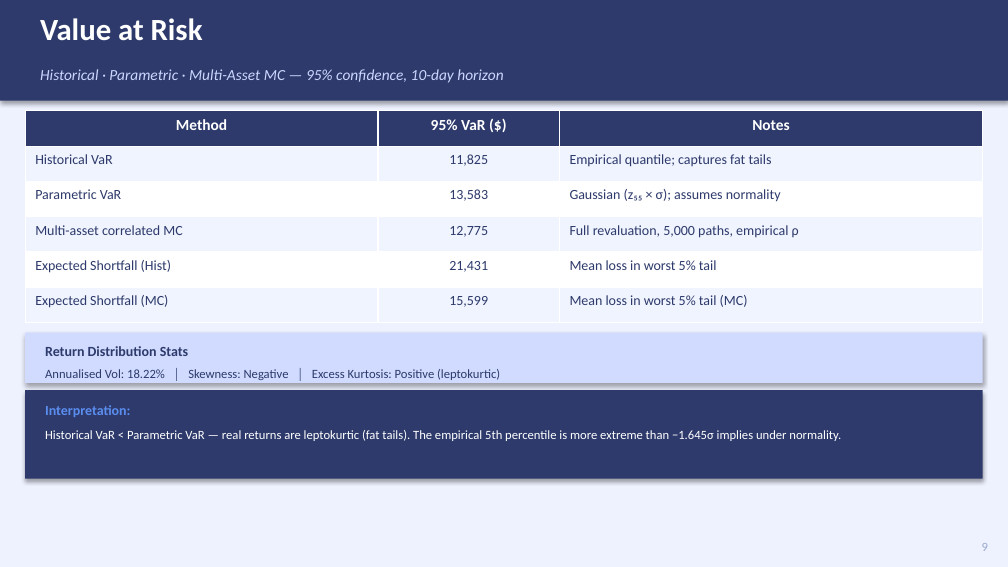
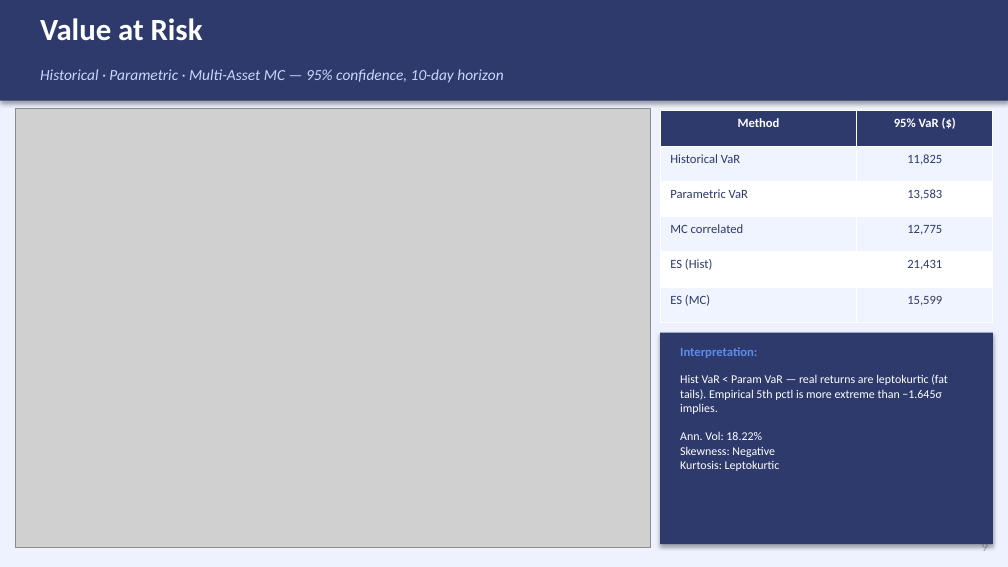
Before and after one commit to indigohill/FINM3422_A3_T7_G1_DP, a slide deck: slide 9 of docs/A3_Presentation.pptx. Drawn at 1008x567 pixels with LibreOffice and Linux fonts; fonts in the diff are those of the drawing; grey boxes stand for pictures. Boxes give left, top, right and bottom in pixels: in the first picture for what was removed or moved away, otherwise in the second. Text is boxed around its words. In the diff, an @@ line names an element or a change of style, - is before the commit and + after.

```diff
--- a/docs/A3_Presentation.pptx
+++ b/docs/A3_Presentation.pptx
@@ picture added at box(15, 109, 650, 547) @@
@@ table at box(660, 111, 993, 323) @@
-column 1: Method | Historical VaR | Parametric VaR | Multi-asset correlated MC | Expected Shortfall (Hist) | Expected Shortfall (MC)
+column 1: Method | Historical VaR | Parametric VaR | MC correlated | ES (Hist) | ES (MC)
-column 3: Notes | Empirical quantile; captures fat tails | Gaussian (z₅₅ × σ); assumes normality | Full revaluation, 5,000 paths, empirical ρ | Mean loss in worst 5% tail | Mean loss in worst 5% tail (MC)
@@ table: place and size @@
-table at box(25, 111, 983, 323)
+table at box(660, 111, 993, 323)
@@ rectangle removed at box(25, 333, 983, 383) @@
@@ text removed at box(45, 346, 188, 356) @@
-Return Distribution Stats
@@ rectangle added at box(660, 333, 993, 544), fill #2D3A6B @@
@@ text "Interpretation:": place and size @@
-text "Interpretation:" at box(45, 405, 130, 417)
+text "Interpretation:" at box(680, 347, 757, 358)
@@ text "Interpretation:" at box(680, 347, 757, 358): size 10 to 9 pt @@
@@ text removed at box(45, 369, 500, 380) @@
-Annualised Vol: 18.22% │ Skewness: Negative │ Excess Kurtosis: Positive (leptokurtic)
@@ text at box(680, 374, 948, 471): text changed; size 9 to 8.5 pt @@
-Historical VaR < Parametric VaR — real returns are leptokurtic (fat tails). The empirical 5th percentile is more extreme than −1.645σ implies under normality.
+Hist VaR < Param VaR — real returns are leptokurtic (fat tails). Empirical 5th pctl is more extreme than −1.645σ implies.
+Ann. Vol: 18.22%
+Skewness: Negative
+Kurtosis: Leptokurtic
@@ rectangle removed at box(25, 390, 983, 479) @@
```
Also in this commit, not shown: 6 other slides changed, 1 other file.
